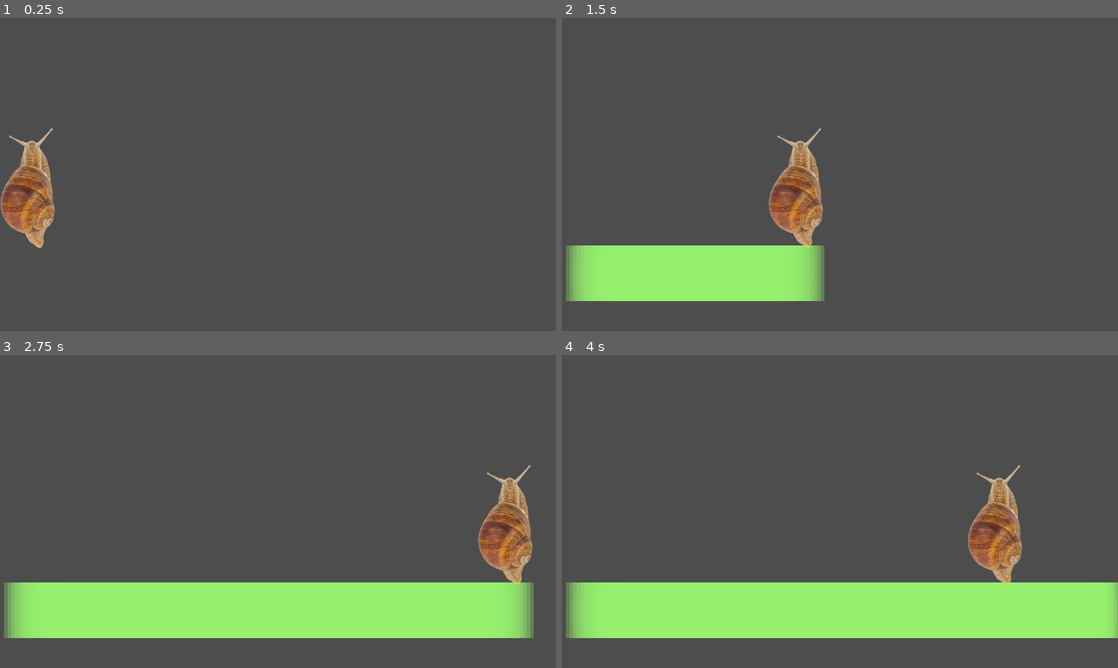
Above: before the commit, frames 1-4 (two rows, left to right).
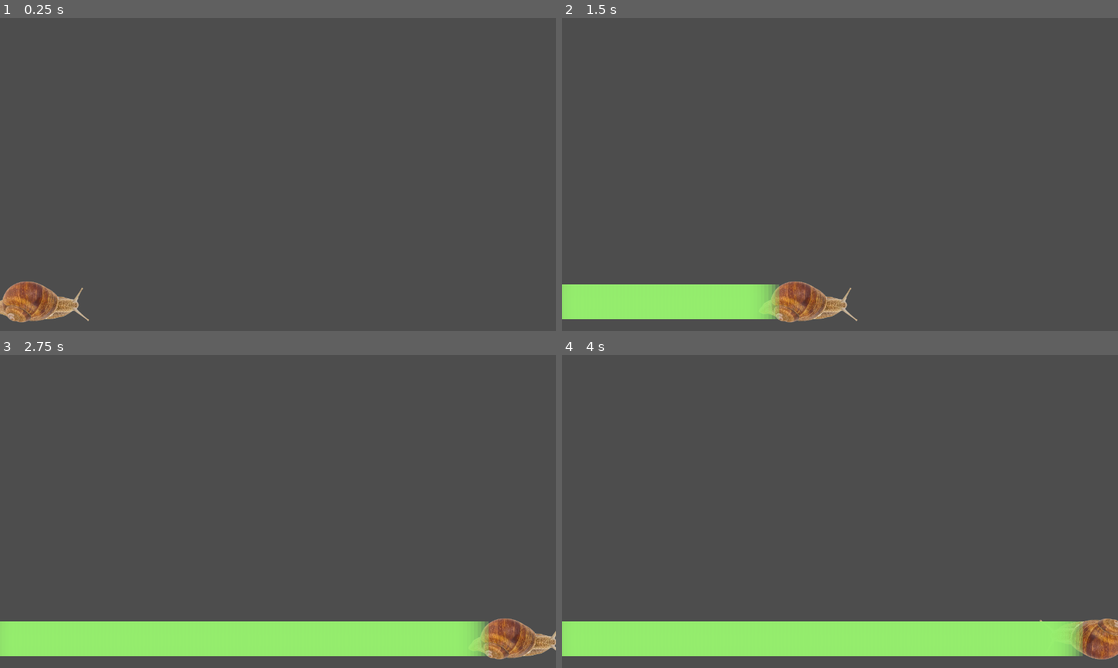
Above: after the commit, the same moments.

Repository: Brian-GM/Caracolastic
Game: Godot game, scene res://Scenes/MainScene.tscn
The game is run twice, just before and just after one commit, with the same random seed, the same clock (stepped at 60 frames per second) and the same inputs.
Inputs:
- Up to frame 1 (0.25 s): no input
- Up to frame 2 (1.5 s): tap Enter at 0.5 s; hold Right (ui_right) 0.53-1.28 s; hold Down (ui_down) from 1.28 s (still down)
- Up to frame 3 (2.75 s): release Down (ui_down) at 2.03 s; hold Right (ui_right) from 2.03 s (still down)
- Up to frame 4 (4 s): release Right (ui_right) at 2.78 s; hold Up (ui_up) 2.78-3.53 s; tap Space at 3.5 s; hold Left (ui_left) from 3.53 s (still down)

The runs differ from the first frame. In frame 1, 3.5% of the frame differs, in the area x 0-16%, y 35-98%; in frame 2, 12%; in frame 3, 21%; in frame 4, 21%, in the area x 0-100%, y 35-98%.

Commit message:
Nivel 1 basico hecho

Diff:
--- a/Caracol.tscn
+++ b/Caracol.tscn
@@ -14,20 +14,18 @@
 "speed": 5.0
 }]
 
-[sub_resource type="CapsuleShape2D" id="CapsuleShape2D_5fl3k"]
-radius = 123.0
-height = 520.0
+[sub_resource type="RectangleShape2D" id="RectangleShape2D_8uqjk"]
+size = Vector2(80, 80)
 
 [node name="Caracol" type="CharacterBody2D"]
-position = Vector2(-2, -2)
-scale = Vector2(0.5, 0.5)
 collision_mask = 2
 script = ExtResource("1_bwwei")
 
 [node name="AnimatedSprite2D" type="AnimatedSprite2D" parent="."]
+position = Vector2(29, 1)
+rotation = 1.5708
+scale = Vector2(0.378678, 0.411961)
 sprite_frames = SubResource("SpriteFrames_g0n4l")
 
 [node name="CollisionShape2D" type="CollisionShape2D" parent="."]
-position = Vector2(-6, 70)
-scale = Vector2(-0.968038, 0.567638)
-shape = SubResource("CapsuleShape2D_5fl3k")
+shape = SubResource("RectangleShape2D_8uqjk")
--- a/Scenes/Level1.tscn
+++ b/Scenes/Level1.tscn
@@ -19,6 +19,9 @@
 
 [node name="Level1" type="Node2D"]
 script = ExtResource("1_2teri")
+
+[node name="CharacterBody2D" parent="." instance=ExtResource("2_u4hch")]
+position = Vector2(66, 653)
 
 [node name="Left" type="StaticBody2D" parent="."]
 collision_layer = 2
@@ -43,6 +46,3 @@
 
 [node name="Bottom" type="CollisionShape2D" parent="Bottom"]
 shape = SubResource("SegmentShape2D_xir2w")
-
-[node name="CharacterBody2D" parent="Bottom/Bottom" instance=ExtResource("2_u4hch")]
-position = Vector2(65, 387)
--- a/Scenes/rastro_baba.tscn
+++ b/Scenes/rastro_baba.tscn
@@ -4,24 +4,16 @@
 [ext_resource type="Texture2D" uid="uid://bne41y030use4" path="res://Assets/Sprites/Characters/baba.png" id="1_a3cwi"]
 
 [sub_resource type="RectangleShape2D" id="RectangleShape2D_yq5ex"]
-size = Vector2(128, 128)
+size = Vector2(80, 80)
 
 [node name="Baba" type="StaticBody2D" groups=["baba"]]
 collision_layer = 2
 script = ExtResource("1_5dy4i")
 
 [node name="Sprite2D" type="Sprite2D" parent="."]
+scale = Vector2(0.621138, 0.624727)
 texture = ExtResource("1_a3cwi")
-
-[node name="Area2D" type="Area2D" parent="."]
-
-[node name="CollisionShape2D" type="CollisionShape2D" parent="Area2D"]
-scale = Vector2(0.994186, 1)
-shape = SubResource("RectangleShape2D_yq5ex")
 
 [node name="CollisionShape2D" type="CollisionShape2D" parent="."]
 scale = Vector2(0.994186, 1)
 shape = SubResource("RectangleShape2D_yq5ex")
-
-[connection signal="body_entered" from="Area2D" to="." method="_on_area_2d_body_entered"]
-[connection signal="body_exited" from="Area2D" to="." method="_on_area_2d_body_exited"]
--- a/Scripts/caracol.gd
+++ b/Scripts/caracol.gd
@@ -4,20 +4,25 @@
 var direction: Vector2 = Vector2.ZERO
 var moving: bool = false
 var RASTRO_BABA = preload("res://Scenes/rastro_baba.tscn")
+@onready var animated_sprite_2d: AnimatedSprite2D = $AnimatedSprite2D
 
 func _process(delta: float) -> void:
 	if not moving:
 		if Input.is_action_just_pressed("ui_right"):
 			direction = Vector2.RIGHT
+			self.rotation_degrees = 0  # Girar hacia la derecha
 			moving = true
 		elif Input.is_action_just_pressed("ui_left"):
 			direction = Vector2.LEFT
+			self.rotation_degrees = 180  # Girar hacia la izquierda
 			moving = true
 		elif Input.is_action_just_pressed("ui_up"):
 			direction = Vector2.UP
+			self.rotation_degrees = -90  # Girar hacia arriba
 			moving = true
 		elif Input.is_action_just_pressed("ui_down"):
 			direction = Vector2.DOWN
+			self.rotation_degrees = 90  # Girar hacia abajo
 			moving = true
 
 	if moving:
@@ -36,7 +41,7 @@
 
 func baba():
 	var nueva_baba = RASTRO_BABA.instantiate()
-	nueva_baba.position = self.position - Vector2(0, -200) # Ajusta el valor según necesites
-
-
+	var offset = Vector2(81, 0)
+	offset = offset.rotated(self.rotation)
+	nueva_baba.position = self.position - offset
 	get_parent().add_child(nueva_baba)
